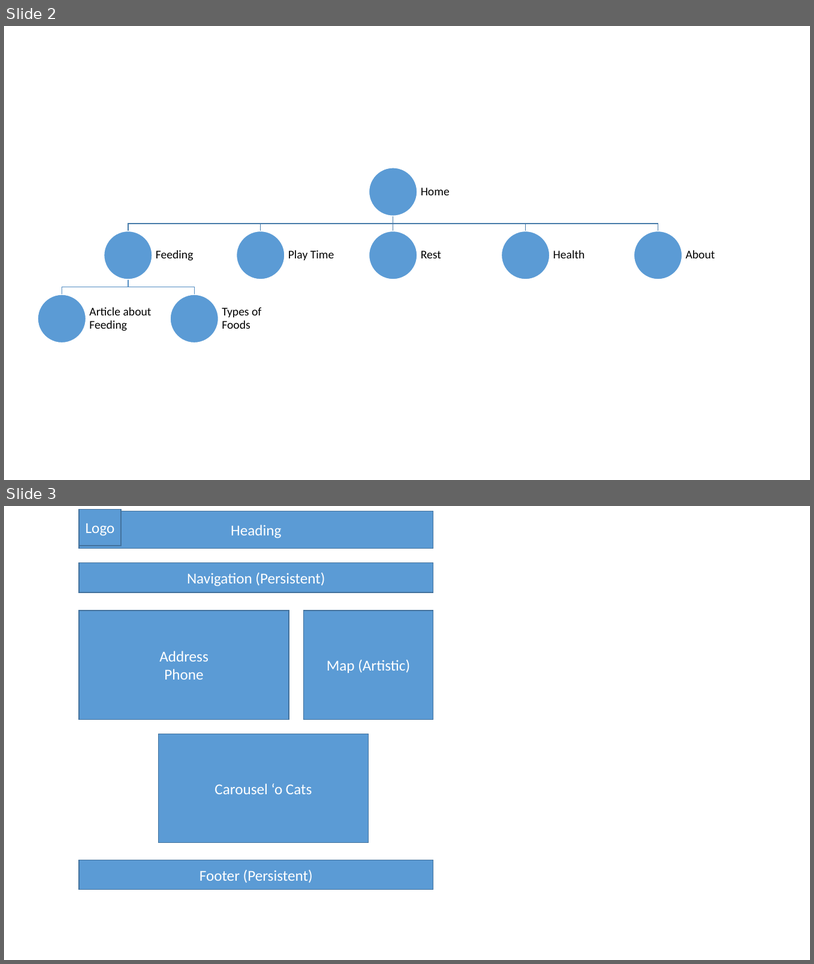
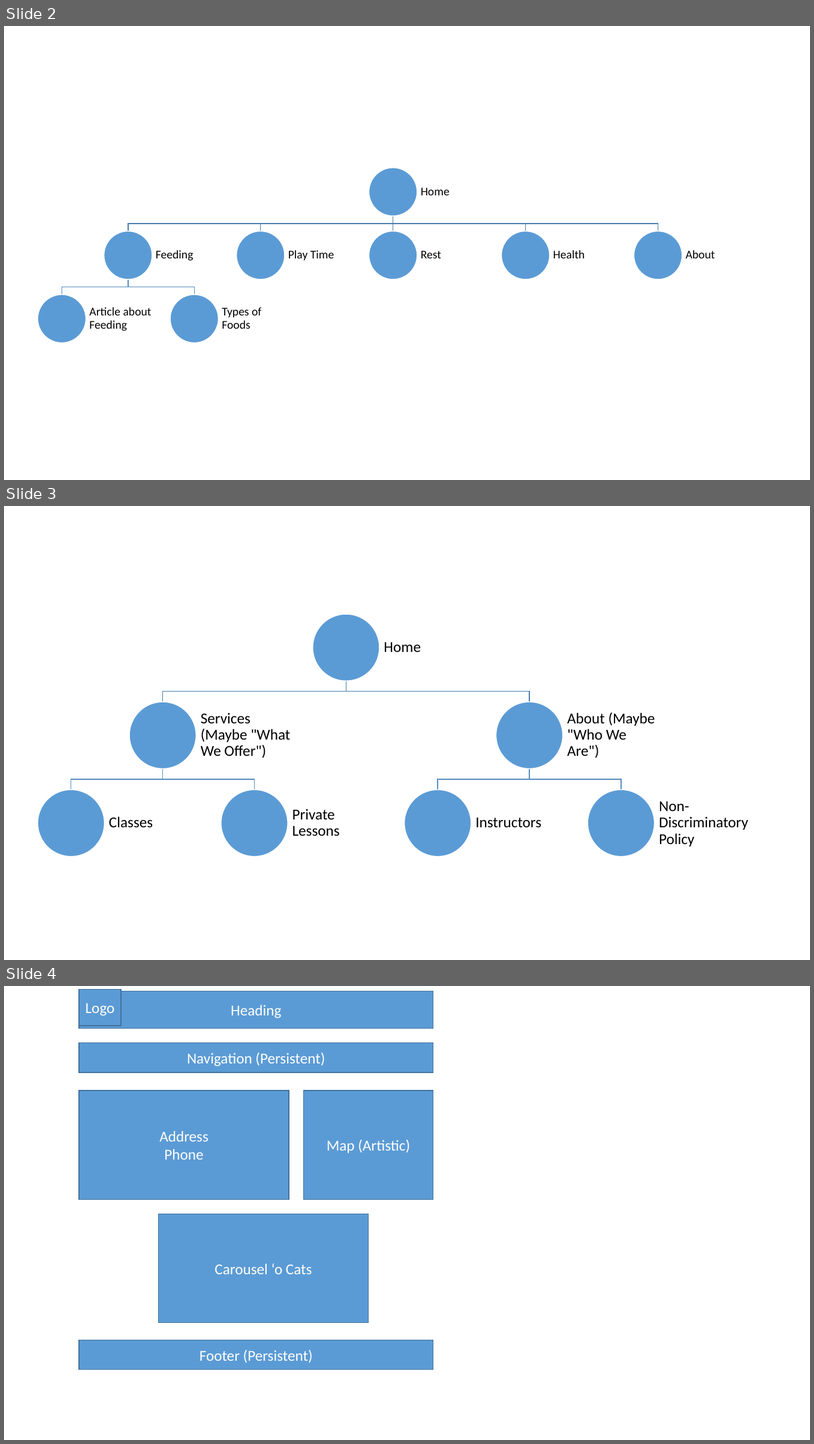
Before and after one commit to patrickmccall/html5-group-project, a slide deck: resources/group-project-sketches.pptx. Shown one above the other, each under a label of ours: slides 2 and 3 before the commit, slides 2, 3 and 4 after it. The pictures are 814x964 and 814x1444 pixels, drawn with LibreOffice and Linux fonts; fonts in the diff are those of the drawing. Boxes give left, top, right and bottom in pixels: in the first picture for what was removed or moved away, otherwise in the second. Text is boxed around its words. In the diff, an @@ line names an element or a change of style, - is before the commit and + after.

Commit message:
Updated Architecture for site

```diff
--- a/resources/group-project-sketches.pptx
+++ b/resources/group-project-sketches.pptx
@@ slide 3 added at [4, 506, 810, 960], background #FFFFFF @@
@@ group added at [38, 614, 749, 856]: 7 ellipses, 7 texts, 6 freeform shapes @@
+Home
+Services (Maybe "What We Offer")
+Classes
+Private Lessons
+About (Maybe "Who We Are")
+Instructors
+Non-Discriminatory Policy
@@ what was slide 3 is now slide 4 @@
```
